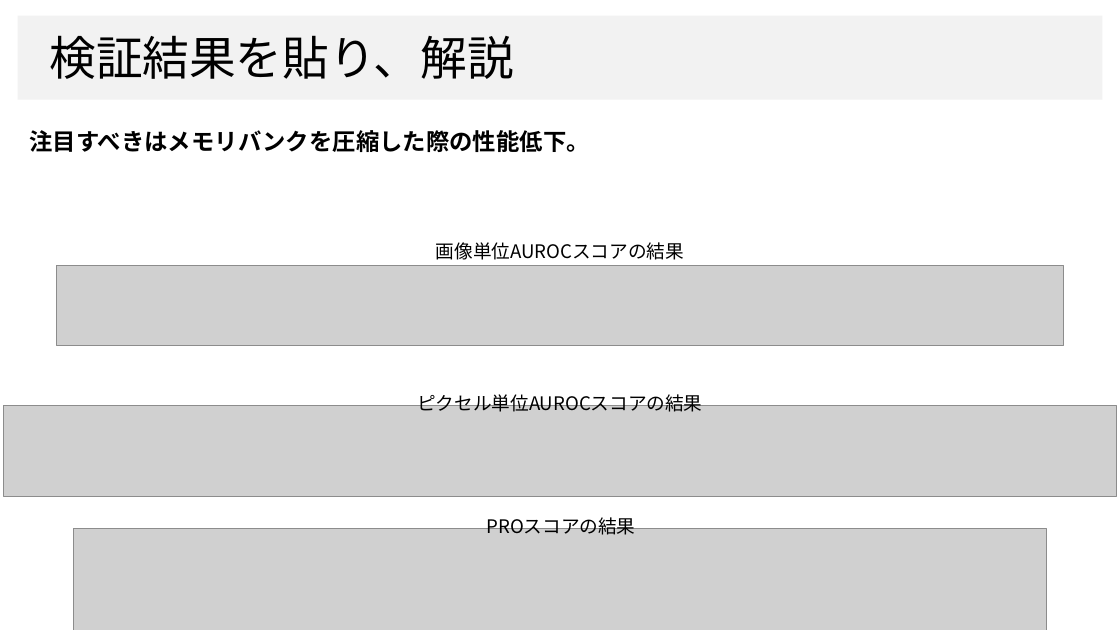
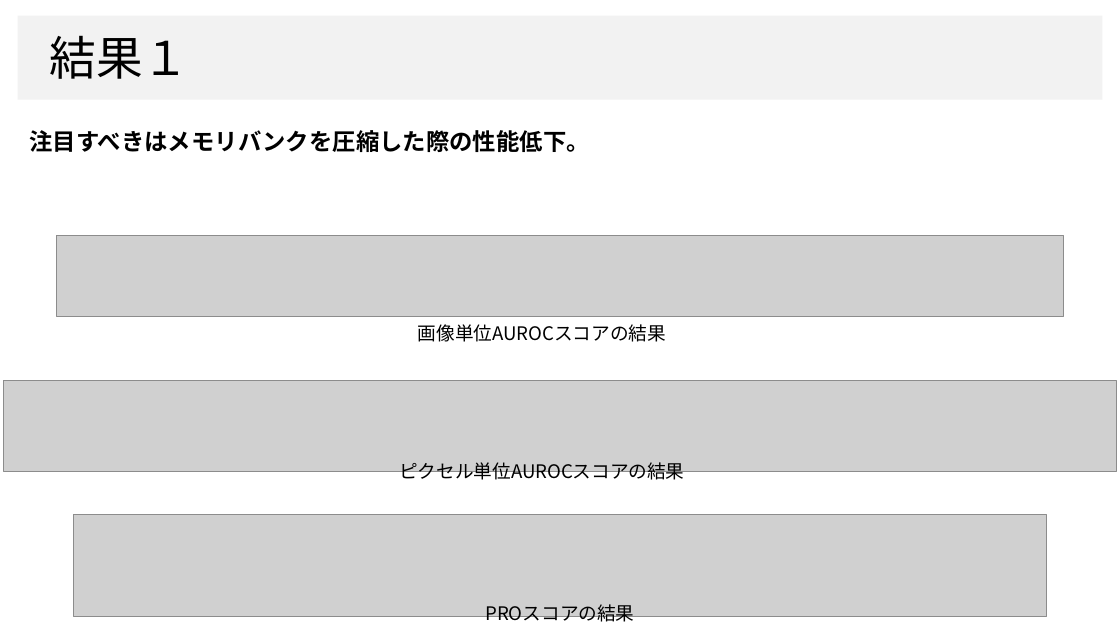
Before and after one commit to dhia-github/haselab-all, a slide deck: slide 16 of 発表資料/B4_上坂大樹_ゼミ用資料.pptx (slide 14 before the commit). Drawn at 1120x630 pixels with LibreOffice and Linux fonts; fonts in the diff are those of the drawing; grey boxes stand for pictures; background and template pictures are left out. Boxes give left, top, right and bottom in pixels: in the first picture for what was removed or moved away, otherwise in the second. Text is boxed around its words. In the diff, an @@ line names an element or a change of style, - is before the commit and + after.

```diff
--- a/発表資料/B4_上坂大樹_ゼミ用資料.pptx
+++ b/発表資料/B4_上坂大樹_ゼミ用資料.pptx
@@ text at [49,35,189,79]: text changed @@
-検証結果を貼り、解説
+結果１
@@ picture: place and size @@
-picture at [56,266,1064,346]
+picture at [56,235,1064,316]
@@ text "画像単位AUROCスコアの結果": place and size @@
-text "画像単位AUROCスコアの結果" at [436,242,684,260]
+text "画像単位AUROCスコアの結果" at [418,324,666,342]
@@ picture: place and size @@
-picture at [4,405,1117,497]
+picture at [4,381,1117,472]
@@ text "ピクセル単位AUROCスコアの結果": place and size @@
-text "ピクセル単位AUROCスコアの結果" at [417,391,702,412]
+text "ピクセル単位AUROCスコアの結果" at [399,462,684,484]
@@ picture: place and size @@
-picture at [74,528,1047,630]
+picture at [74,515,1047,618]
@@ text "PROスコアの結果": place and size @@
-text "PROスコアの結果" at [487,514,636,535]
+text "PROスコアの結果" at [485,604,634,626]
```
Also in this commit, not shown: 7 other slides changed, 3 slides added.
